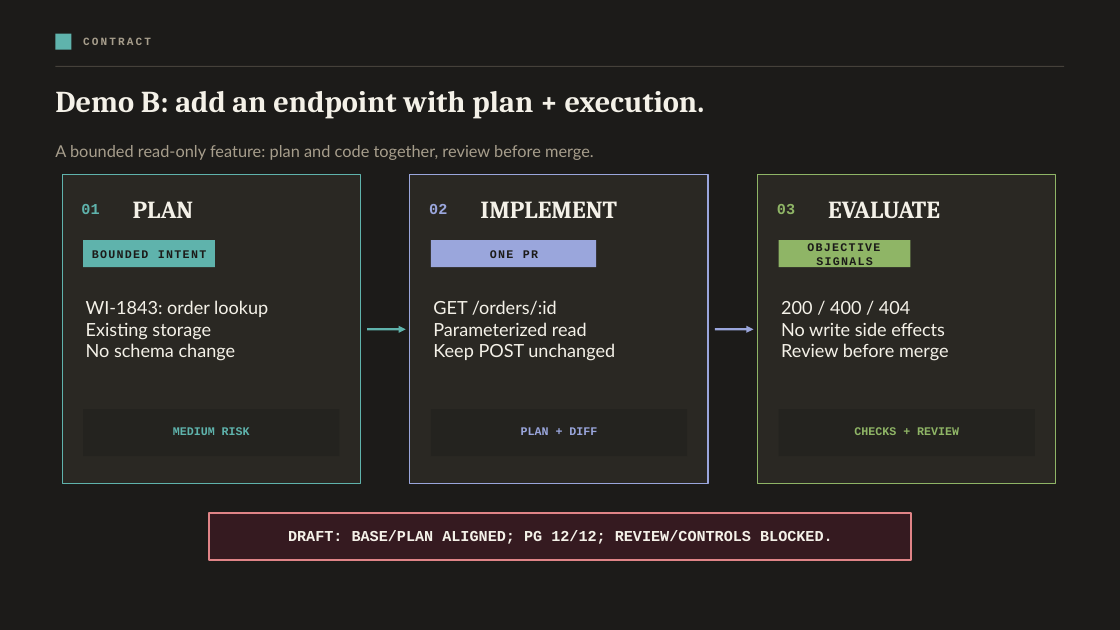
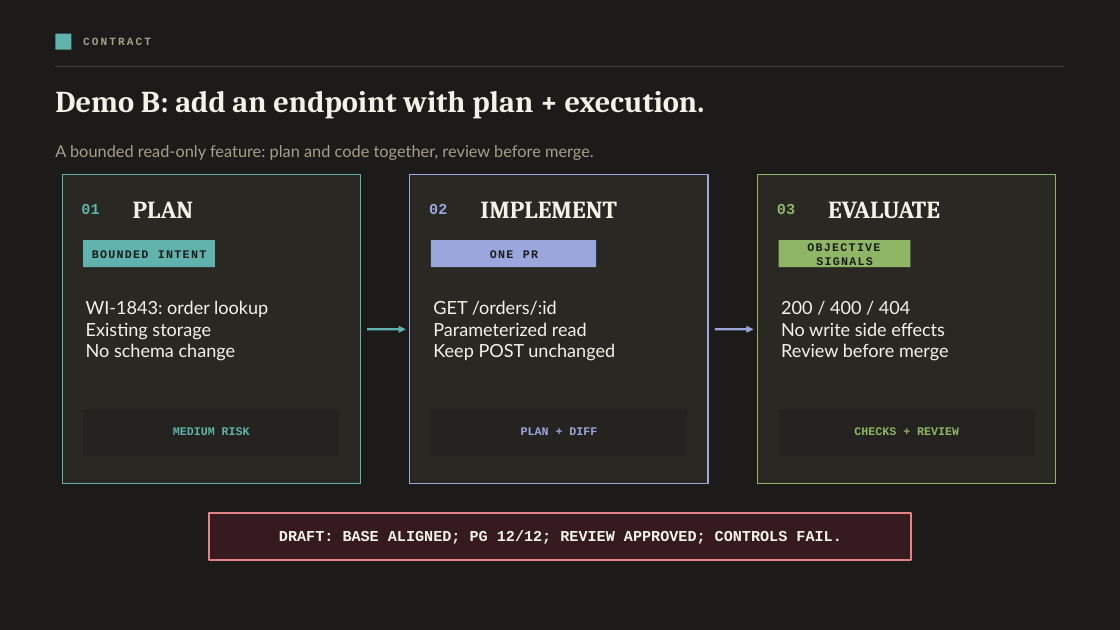
Before and after one commit to webmaxru/ai-engineering-system, a slide deck: slide 15 of From-agents-to-engineering-systems.pptx. Drawn at 1120x630 pixels with LibreOffice and Linux fonts; fonts in the diff are those of the drawing. Boxes give left, top, right and bottom in pixels: in the first picture for what was removed or moved away, otherwise in the second. Text is boxed around its words. In the diff, an @@ line names an element or a change of style, - is before the commit and + after.

```diff
--- a/From-agents-to-engineering-systems.pptx
+++ b/From-agents-to-engineering-systems.pptx
@@ text at [279,530,841,544]: text changed @@
-DRAFT: BASE/PLAN ALIGNED; PG 12/12; REVIEW/CONTROLS BLOCKED.
+DRAFT: BASE ALIGNED; PG 12/12; REVIEW APPROVED; CONTROLS FAIL.
```
Also in this commit, not shown: 2 other slides changed.
